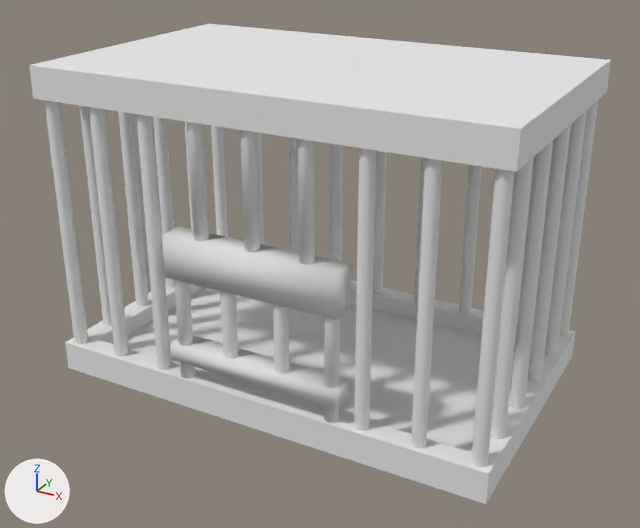
Two versions of the FBX model Assets/Art/_Assets/_Environment/Models/Gate/Gate.fbx, one commit apart.
The view is the same before and after, from a 50 mm camera at (1.214, -2.231, 1.429) aimed at (0.015, -0.051, 0.338). Lighting does not change. The marker at lower left points along +X, +Y and +Z. Where no turn or scale is listed for an object, it has been applied to the vertices.

The first picture shows 'Gate', 'GateTop'.
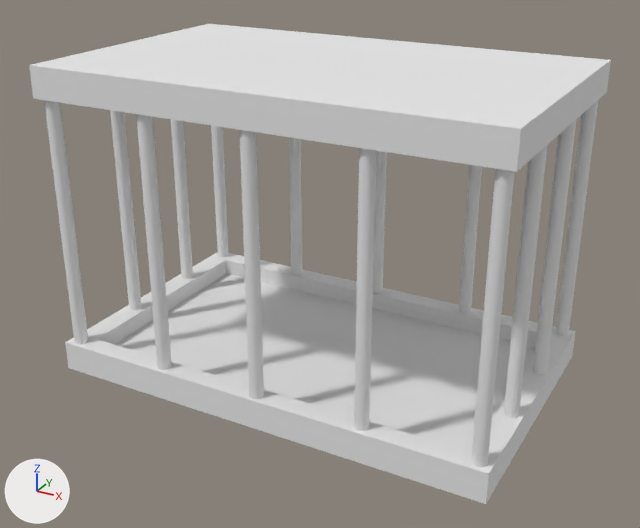
Where the change shows, as pixel boxes [x1, y1, x2, y2] in the pictures (640 x 528 px; the box of a moved part takes in the faces that stretch with it):
part 1 of me_gate, moved or reshaped
    before: [510, 140, 553, 409]
    after: [504, 146, 547, 418]
part 2 of me_gate, moved or reshaped
    before: [528, 125, 571, 382]
    after: [533, 120, 576, 374]
part 3 of me_gate, moved or reshaped
    before: [118, 111, 149, 306]
    after: [110, 110, 142, 310]
part 4 of me_gate, moved or reshaped
    before: [184, 121, 193, 229]
    after: [171, 119, 193, 279]
part 5 of me_gate, moved or reshaped
    before: [89, 107, 129, 357]
    after: [239, 130, 264, 399]
part 6 of me_gate, deleted
    before: [79, 106, 587, 449]

The change in detail:
me_gate is used by ob_gate; location (0.0, 0.0, 0.0).
me_gate had 512 vertices, 271 faces and spanned x -0.705..0.705, y -0.435..0.432, z -0.036..0.859.
me_gate now has 240 vertices, 126 faces and spans x -0.705..0.705, y -0.432..0.432, z -0.036..0.859.
me_gate part 1: the loose piece of 16 vertices spanning x 0.649..0.693, y -0.112..-0.069, z 0.041..0.859 is moved by (0.0, -0.053, 0.0).
me_gate part 2: the loose piece of 16 vertices spanning x 0.65..0.694, y 0.055..0.098, z 0.041..0.859 is moved by (0.001, 0.05, 0.0).
me_gate part 3: the loose piece of 16 vertices spanning x -0.692..-0.649, y -0.112..-0.069, z 0.041..0.859 is moved by (-0.001, -0.036, 0.0).
me_gate part 4: the loose piece of 16 vertices spanning x -0.69..-0.647, y 0.222..0.265, z 0.041..0.859 is moved by (-0.001, -0.075, 0.0).
me_gate part 5: the loose piece of 16 vertices spanning x -0.522..-0.478, y -0.42..-0.377, z 0.041..0.859 is moved by (0.501, -0.004, 0.0).
me_gate part 6: 18 loose pieces with 272 vertices, spanning x -0.693..0.695, y -0.435..0.421, z 0.041..0.859, are deleted.
